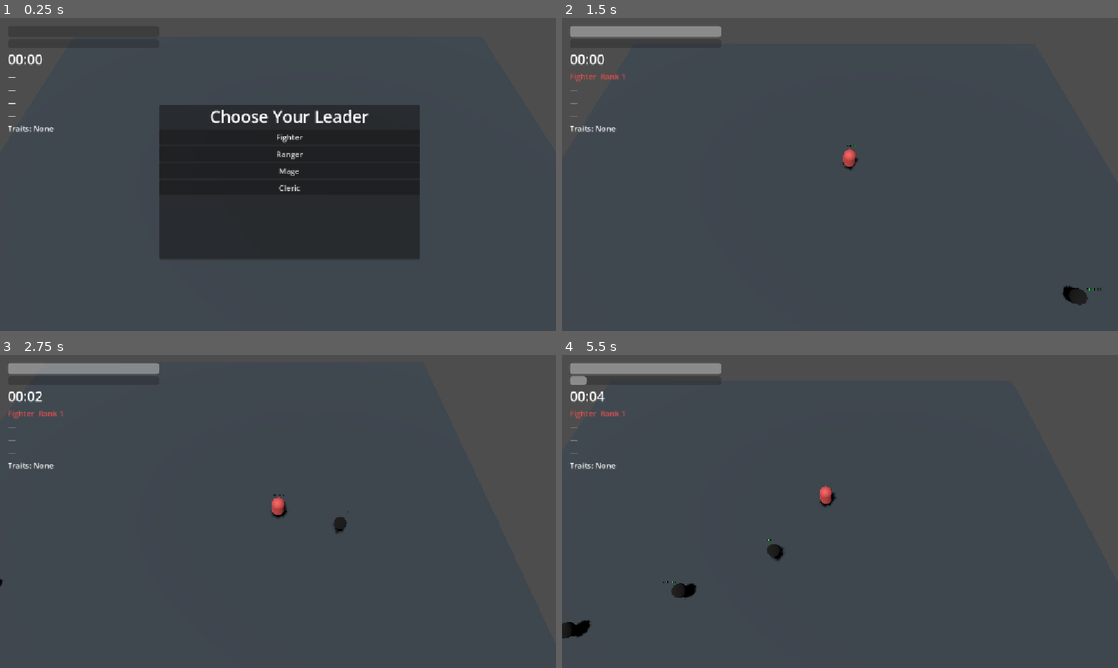
Above: before the commit, frames 1-4 (two rows, left to right).
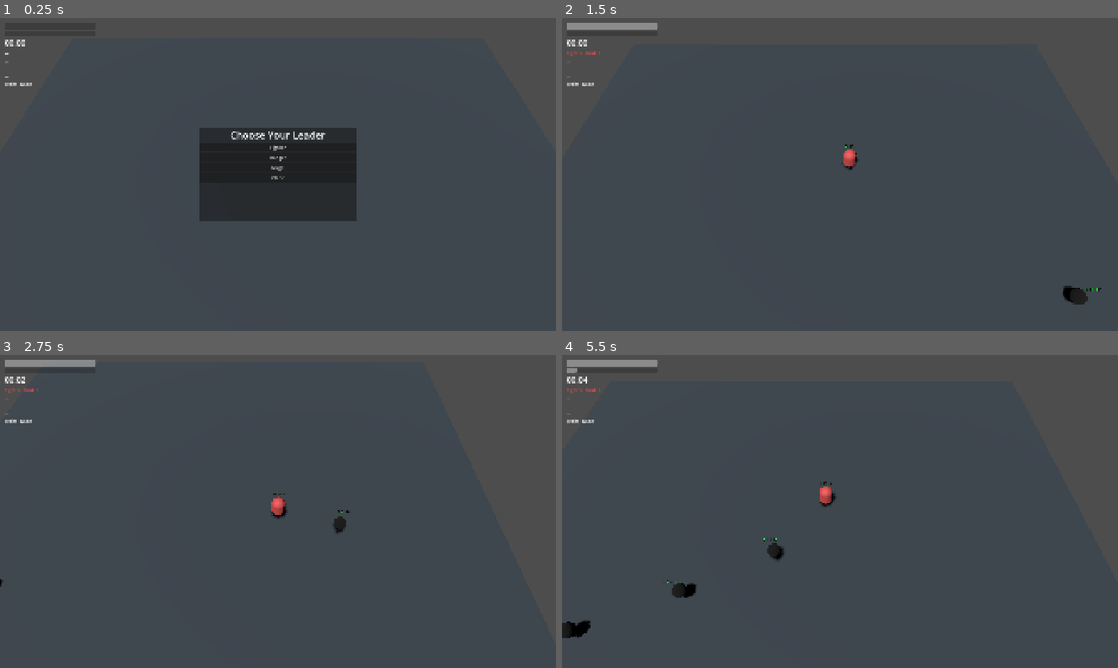
Above: after the commit, the same moments.

Repository: JVITsolutions/Party-Forge
Game: Godot game, scene res://scenes/game/main.tscn
Two runs of this game, one before a commit and one after it. Both use one fixed random seed, a clock stepped at 60 frames per second and the inputs below.
Inputs:
- Up to frame 1 (0.25 s): no input
- Up to frame 2 (1.5 s): click "Fighter" at 0.5 s; hold D (move_right) from 1.28 s (still down)
- Up to frame 3 (2.75 s): release D (move_right) at 2.03 s; hold S (move_back) from 2.03 s (still down)
- Up to frame 4 (5.5 s): release S (move_back) at 2.78 s; hold D (move_right) 2.78-3.53 s; hold W (move_forward) 3.53-4.28 s; hold A (move_left) from 4.28 s (still down)

The runs differ from the first frame. In frame 1, 15% of the frame differs, in the area x 0-76%, y 6-77%; in frame 2, 1.5%; in frame 3, 1.5%; in frame 4, 1.6%.

Commit message:
fix: anchor Party Forge UI responsively

Diff:
--- a/project.godot
+++ b/project.godot
@@ -11,14 +11,17 @@
 [application]
 
 config/name="Party Forge"
+run/main_scene="res://scenes/game/main.tscn"
 config/features=PackedStringArray("4.7", "Forward Plus")
 config/icon="res://icon.svg"
-run/main_scene="res://scenes/game/main.tscn"
 
 [display]
 
+window/size/viewport_width=1920
+window/size/viewport_height=1080
+window/size/mode=3
 window/stretch/mode="canvas_items"
-window/stretch/aspect="expand"
+window/stretch/aspect="keep"
 
 [dotnet]
 
@@ -26,10 +29,26 @@
 
 [input]
 
-move_left={"deadzone": 0.2, "events": [Object(InputEventKey,"physical_keycode":65)]}
-move_right={"deadzone": 0.2, "events": [Object(InputEventKey,"physical_keycode":68)]}
-move_forward={"deadzone": 0.2, "events": [Object(InputEventKey,"physical_keycode":87)]}
-move_back={"deadzone": 0.2, "events": [Object(InputEventKey,"physical_keycode":83)]}
+move_left={
+"deadzone": 0.2,
+"events": [Object(InputEventKey,"resource_local_to_scene":false,"resource_name":"","device":16,"window_id":0,"alt_pressed":false,"shift_pressed":false,"ctrl_pressed":false,"meta_pressed":false,"pressed":false,"keycode":0,"physical_keycode":65,"key_label":0,"unicode":0,"location":0,"echo":false,"script":null)
+]
+}
+move_right={
+"deadzone": 0.2,
+"events": [Object(InputEventKey,"resource_local_to_scene":false,"resource_name":"","device":16,"window_id":0,"alt_pressed":false,"shift_pressed":false,"ctrl_pressed":false,"meta_pressed":false,"pressed":false,"keycode":0,"physical_keycode":68,"key_label":0,"unicode":0,"location":0,"echo":false,"script":null)
+]
+}
+move_forward={
+"deadzone": 0.2,
+"events": [Object(InputEventKey,"resource_local_to_scene":false,"resource_name":"","device":16,"window_id":0,"alt_pressed":false,"shift_pressed":false,"ctrl_pressed":false,"meta_pressed":false,"pressed":false,"keycode":0,"physical_keycode":87,"key_label":0,"unicode":0,"location":0,"echo":false,"script":null)
+]
+}
+move_back={
+"deadzone": 0.2,
+"events": [Object(InputEventKey,"resource_local_to_scene":false,"resource_name":"","device":16,"window_id":0,"alt_pressed":false,"shift_pressed":false,"ctrl_pressed":false,"meta_pressed":false,"pressed":false,"keycode":0,"physical_keycode":83,"key_label":0,"unicode":0,"location":0,"echo":false,"script":null)
+]
+}
 
 [physics]
 
--- a/scenes/ui/hud.tscn
+++ b/scenes/ui/hud.tscn
@@ -61,20 +61,31 @@
 
 [node name="BossBanner" type="Label" parent="."]
 visible = false
-offset_left = 350.0
+anchors_preset = 5
+anchor_left = 0.5
+anchor_right = 0.5
+offset_left = -250.0
 offset_top = 80.0
-offset_right = 850.0
+offset_right = 250.0
 offset_bottom = 150.0
+grow_horizontal = 2
 theme_override_colors/font_color = Color(1, 0.25, 0.05, 1)
 theme_override_font_sizes/font_size = 44
 text = "THE FORGE GUARDIAN ARRIVES"
 horizontal_alignment = 1
 
 [node name="ClassSelection" type="PanelContainer" parent="."]
-offset_left = 330.0
-offset_top = 180.0
-offset_right = 870.0
-offset_bottom = 500.0
+anchors_preset = 8
+anchor_left = 0.5
+anchor_top = 0.5
+anchor_right = 0.5
+anchor_bottom = 0.5
+offset_left = -270.0
+offset_top = -160.0
+offset_right = 270.0
+offset_bottom = 160.0
+grow_horizontal = 2
+grow_vertical = 2
 
 [node name="Content" type="VBoxContainer" parent="ClassSelection"]
 layout_mode = 2
--- a/scenes/ui/level_up_panel.tscn
+++ b/scenes/ui/level_up_panel.tscn
@@ -1,31 +1,38 @@
-[gd_scene load_steps=2 format=3]
+[gd_scene format=3 uid="uid://c3wcr4a0c428h"]
 
-[ext_resource type="Script" path="res://scripts/ui/level_up_panel.gd" id="1"]
+[ext_resource type="Script" uid="uid://dtp14ikchq3f1" path="res://scripts/ui/level_up_panel.gd" id="1"]
 
-[node name="LevelUpPanel" type="PanelContainer"]
+[node name="LevelUpPanel" type="PanelContainer" unique_id=1370617101]
 process_mode = 3
 visible = false
-offset_left = 250.0
-offset_top = 220.0
-offset_right = 950.0
-offset_bottom = 410.0
+anchors_preset = 8
+anchor_left = 0.5
+anchor_top = 0.5
+anchor_right = 0.5
+anchor_bottom = 0.5
+offset_left = -350.0
+offset_top = -95.0
+offset_right = 350.0
+offset_bottom = 95.0
+grow_horizontal = 2
+grow_vertical = 2
 script = ExtResource("1")
 
-[node name="Choices" type="HBoxContainer" parent="."]
+[node name="Choices" type="HBoxContainer" parent="." unique_id=1681229608]
 layout_mode = 2
 theme_override_constants/separation = 16
 
-[node name="Choice1" type="Button" parent="Choices"]
+[node name="Choice1" type="Button" parent="Choices" unique_id=367167309]
 custom_minimum_size = Vector2(210, 120)
 layout_mode = 2
 text = "Choice 1"
 
-[node name="Choice2" type="Button" parent="Choices"]
+[node name="Choice2" type="Button" parent="Choices" unique_id=2049368013]
 custom_minimum_size = Vector2(210, 120)
 layout_mode = 2
 text = "Choice 2"
 
-[node name="Choice3" type="Button" parent="Choices"]
+[node name="Choice3" type="Button" parent="Choices" unique_id=1687744645]
 custom_minimum_size = Vector2(210, 120)
 layout_mode = 2
 text = "Choice 3"
--- a/scenes/ui/run_result_panel.tscn
+++ b/scenes/ui/run_result_panel.tscn
@@ -16,10 +16,17 @@
 
 [node name="Panel" type="PanelContainer" parent="."]
 layout_mode = 0
-offset_left = 400.0
-offset_top = 220.0
-offset_right = 800.0
-offset_bottom = 480.0
+anchors_preset = 8
+anchor_left = 0.5
+anchor_top = 0.5
+anchor_right = 0.5
+anchor_bottom = 0.5
+offset_left = -200.0
+offset_top = -130.0
+offset_right = 200.0
+offset_bottom = 130.0
+grow_horizontal = 2
+grow_vertical = 2
 
 [node name="Content" type="VBoxContainer" parent="Panel"]
 layout_mode = 2
--- /dev/null
+++ b/tests/unit/test_responsive_ui.gd
@@ -0,0 +1,113 @@
+extends RefCounted
+
+const VIEWPORT_SIZES := [
+	Vector2(1280.0, 720.0),
+	Vector2(1920.0, 1080.0),
+	Vector2(3840.0, 2160.0),
+]
+
+func run() -> Array[String]:
+	var failures: Array[String] = []
+	_test_project_display_contract(failures)
+	_test_responsive_hud_layout(failures)
+	return failures
+
+func _test_project_display_contract(failures: Array[String]) -> void:
+	TestAssertions.equal(
+		int(ProjectSettings.get_setting("display/window/size/viewport_width")),
+		1920,
+		"logical viewport width is 1920",
+		failures,
+	)
+	TestAssertions.equal(
+		int(ProjectSettings.get_setting("display/window/size/viewport_height")),
+		1080,
+		"logical viewport height is 1080",
+		failures,
+	)
+	TestAssertions.equal(
+		str(ProjectSettings.get_setting("display/window/stretch/mode")),
+		"canvas_items",
+		"UI uses canvas_items stretch mode",
+		failures,
+	)
+	TestAssertions.equal(
+		str(ProjectSettings.get_setting("display/window/stretch/aspect", "keep")),
+		"keep",
+		"UI preserves the 16:9 aspect ratio",
+		failures,
+	)
+
+func _test_responsive_hud_layout(failures: Array[String]) -> void:
+	var hud := (load("res://scenes/ui/hud.tscn") as PackedScene).instantiate() as CanvasLayer
+	var status_margin := hud.get_node("Margin") as Control
+	var boss_banner := hud.get_node("BossBanner") as Control
+	var class_selection := hud.get_node("ClassSelection") as Control
+	var level_up := hud.get_node("LevelUpPanel") as Control
+	var result_root := hud.get_node("RunResultPanel") as Control
+	var result_panel := hud.get_node("RunResultPanel/Panel") as Control
+	_assert_full_rect(result_root, "run result overlay", failures)
+
+	for viewport_size: Vector2 in VIEWPORT_SIZES:
+		_assert_centered(class_selection, viewport_size, "class selection", failures)
+		_assert_centered(level_up, viewport_size, "level-up panel", failures)
+		_assert_centered(result_panel, viewport_size, "run result panel", failures)
+		_assert_size(class_selection, Vector2(540.0, 320.0), "class selection", failures)
+		_assert_size(level_up, Vector2(700.0, 190.0), "level-up panel", failures)
+		_assert_size(result_panel, Vector2(400.0, 260.0), "run result panel", failures)
+		TestAssertions.near(
+			_rect_center(boss_banner, viewport_size).x,
+			viewport_size.x * 0.5,
+			0.01,
+			"boss banner is horizontally centered at %s" % viewport_size,
+			failures,
+		)
+		TestAssertions.near(
+			_rect_top_left(boss_banner, viewport_size).y,
+			80.0,
+			0.01,
+			"boss banner retains top margin at %s" % viewport_size,
+			failures,
+		)
+		var status_position := _rect_top_left(status_margin, viewport_size)
+		TestAssertions.near(status_position.x, 16.0, 0.01, "status HUD retains left margin at %s" % viewport_size, failures)
+		TestAssertions.near(status_position.y, 16.0, 0.01, "status HUD retains top margin at %s" % viewport_size, failures)
+
+	hud.free()
+
+func _assert_centered(control: Control, viewport_size: Vector2, label: String, failures: Array[String]) -> void:
+	var center := _rect_center(control, viewport_size)
+	TestAssertions.near(center.x, viewport_size.x * 0.5, 0.01, "%s center x at %s" % [label, viewport_size], failures)
+	TestAssertions.near(center.y, viewport_size.y * 0.5, 0.01, "%s center y at %s" % [label, viewport_size], failures)
+
+func _assert_size(control: Control, expected: Vector2, label: String, failures: Array[String]) -> void:
+	var logical_size := Vector2(control.offset_right - control.offset_left, control.offset_bottom - control.offset_top)
+	TestAssertions.equal(logical_size, expected, "%s retains logical size" % label, failures)
+
+func _assert_full_rect(control: Control, label: String, failures: Array[String]) -> void:
+	TestAssertions.equal(
+		Vector4(control.anchor_left, control.anchor_top, control.anchor_right, control.anchor_bottom),
+		Vector4(0.0, 0.0, 1.0, 1.0),
+		"%s anchors cover its parent" % label,
+		failures,
+	)
+	TestAssertions.equal(
+		Vector4(control.offset_left, control.offset_top, control.offset_right, control.offset_bottom),
+		Vector4.ZERO,
+		"%s has no edge offsets" % label,
+		failures,
+	)
+
+func _rect_center(control: Control, viewport_size: Vector2) -> Vector2:
+	var top_left := _rect_top_left(control, viewport_size)
+	var bottom_right := Vector2(
+		viewport_size.x * control.anchor_right + control.offset_right,
+		viewport_size.y * control.anchor_bottom + control.offset_bottom,
+	)
+	return (top_left + bottom_right) * 0.5
+
+func _rect_top_left(control: Control, viewport_size: Vector2) -> Vector2:
+	return Vector2(
+		viewport_size.x * control.anchor_left + control.offset_left,
+		viewport_size.y * control.anchor_top + control.offset_top,
+	)
